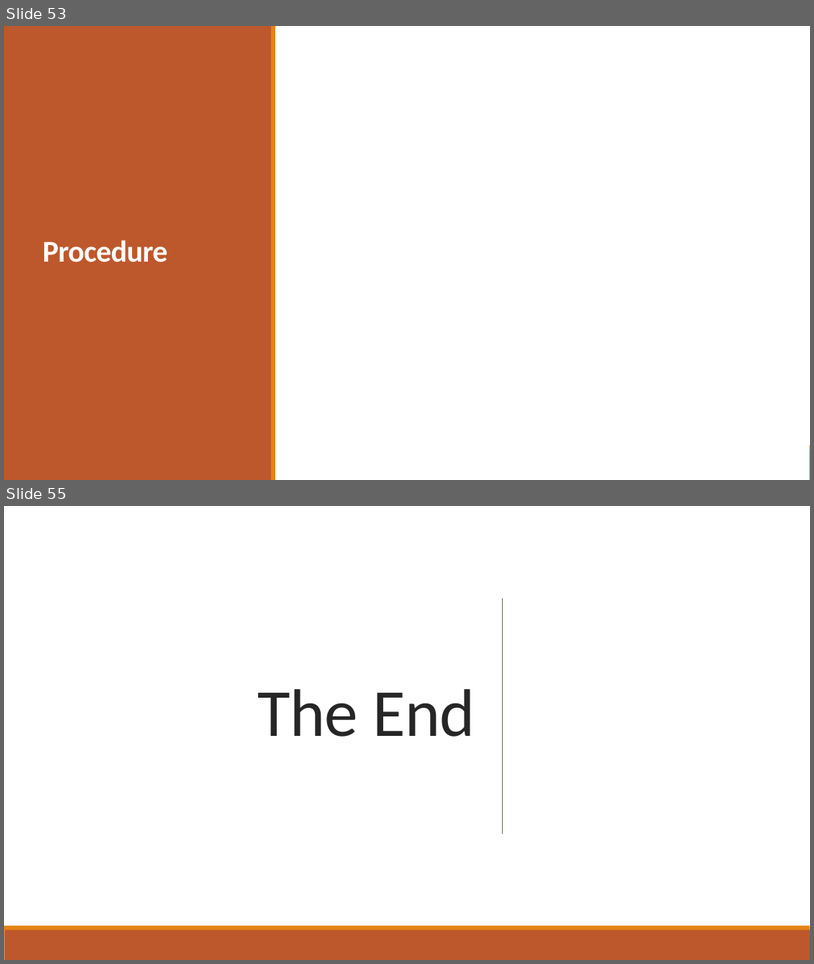
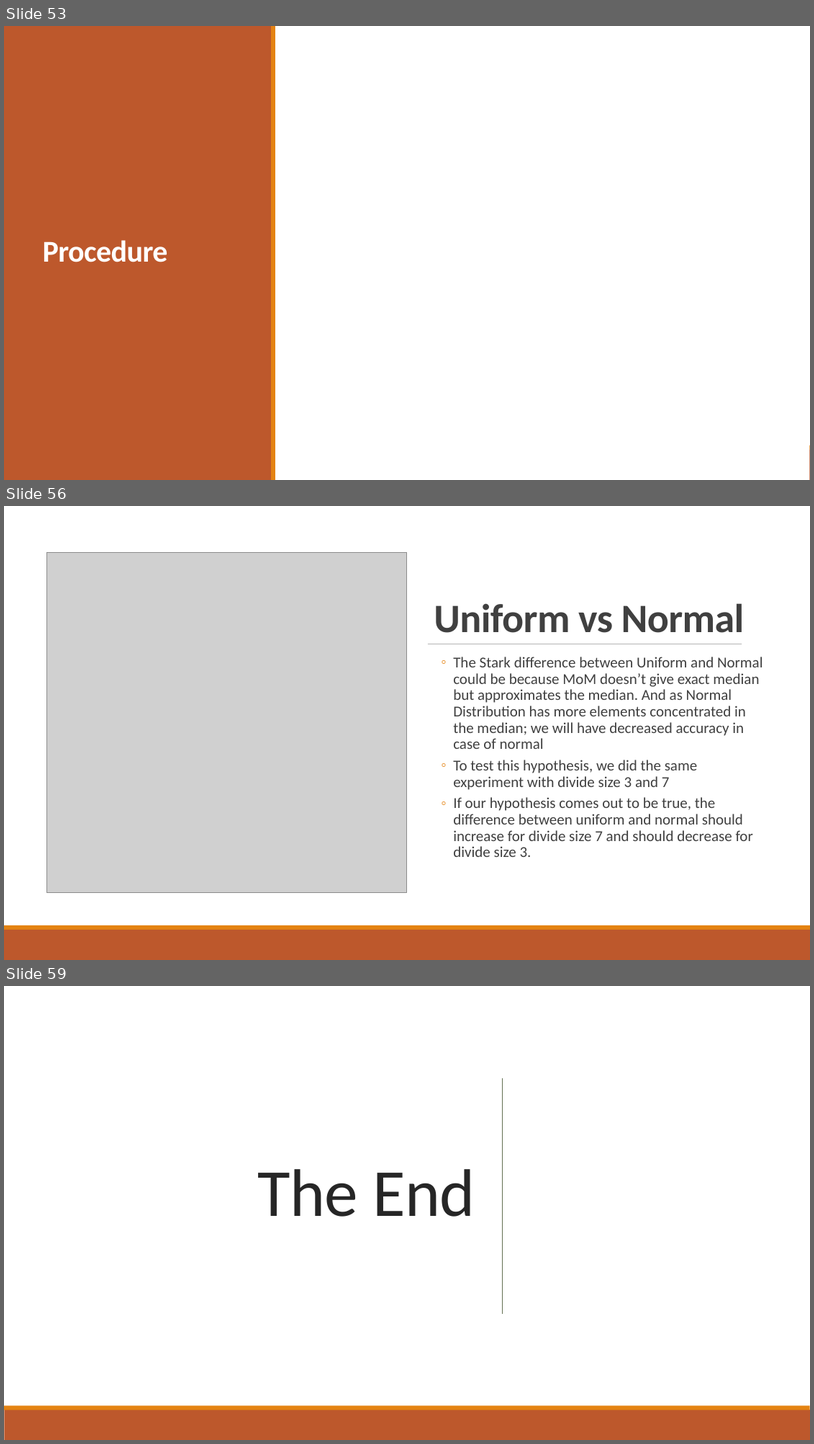
Before and after one commit to ayndp657/ALGORITHMLAB, a slide deck: Assignment 1/Assignment Presentation.pptx. Shown one above the other, each under a label of ours: slides 53 and 55 before the commit, slides 53, 56 and 59 after it; the slides between them are not shown. The pictures are 814x964 and 814x1444 pixels, drawn with LibreOffice and Linux fonts; fonts in the diff are those of the drawing; grey boxes stand for pictures. Boxes give left, top, right and bottom in pixels: in the first picture for what was removed or moved away, otherwise in the second. Text is boxed around its words. In the diff, an @@ line names an element or a change of style, - is before the commit and + after.

```diff
--- a/Assignment 1/Assignment Presentation.pptx
+++ b/Assignment 1/Assignment Presentation.pptx
@@ slide 56 added at <box>4,506,810,960</box>, background #FFFFFF @@
@@ rectangle added at <box>4,506,810,925</box>, fill #FFFFFF @@
@@ picture added at <box>46,552,407,892</box> @@
@@ title added at <box>434,603,745,633</box>, 48 pt, text #404040, bold @@
+Uniform vs Normal
@@ line added from (428, 644) to (743, 644), #808080 0.5 pt @@
@@ text added at <box>453,656,764,857</box>, 18 pt, text #404040 @@
+  ◦ The Stark difference between Uniform and Normal could be because MoM doesn’t give exact median but approximates the median. And as Normal Distribution has more elements concentrated in the median; we will have decreased accuracy in case of normal
+  ◦ To test this hypothesis, we did the same experiment with divide size 3 and 7
+  ◦ If our hypothesis comes out to be true, the difference between uniform and normal should increase for divide size 7 and should decrease for divide size 3.
@@ rectangle added at <box>4,925,810,929</box>, fill #E48312 @@
@@ rectangle added at <box>4,929,810,960</box>, fill #BD582C @@
@@ what was slide 55 is now slide 59 @@
```
Also in this commit, not shown: 1 slide changed, 3 other slides added, 9 other files.
